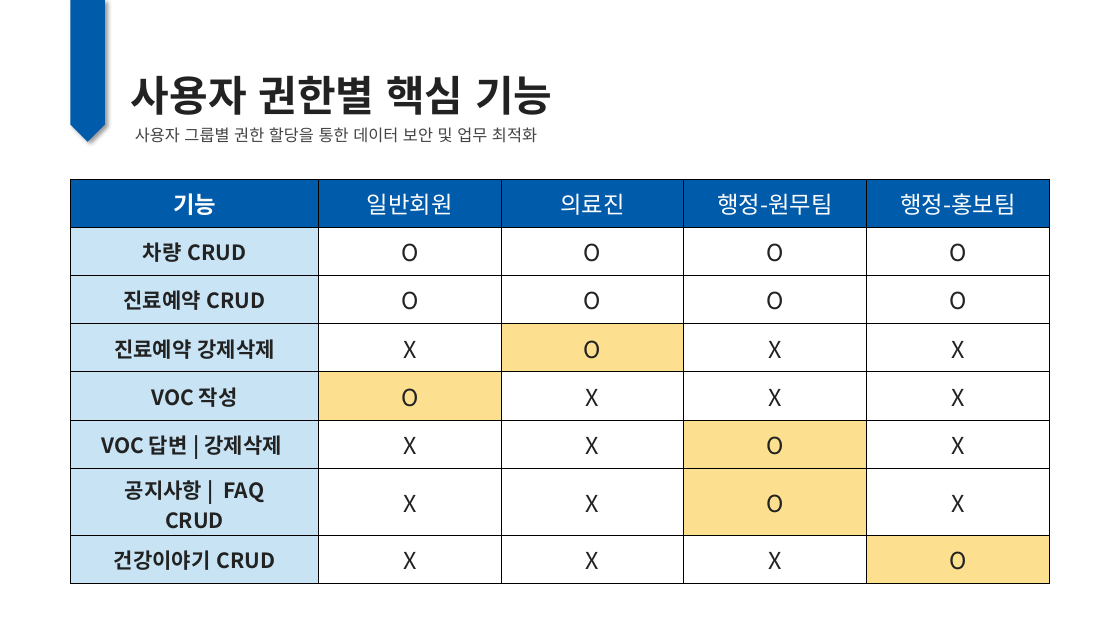
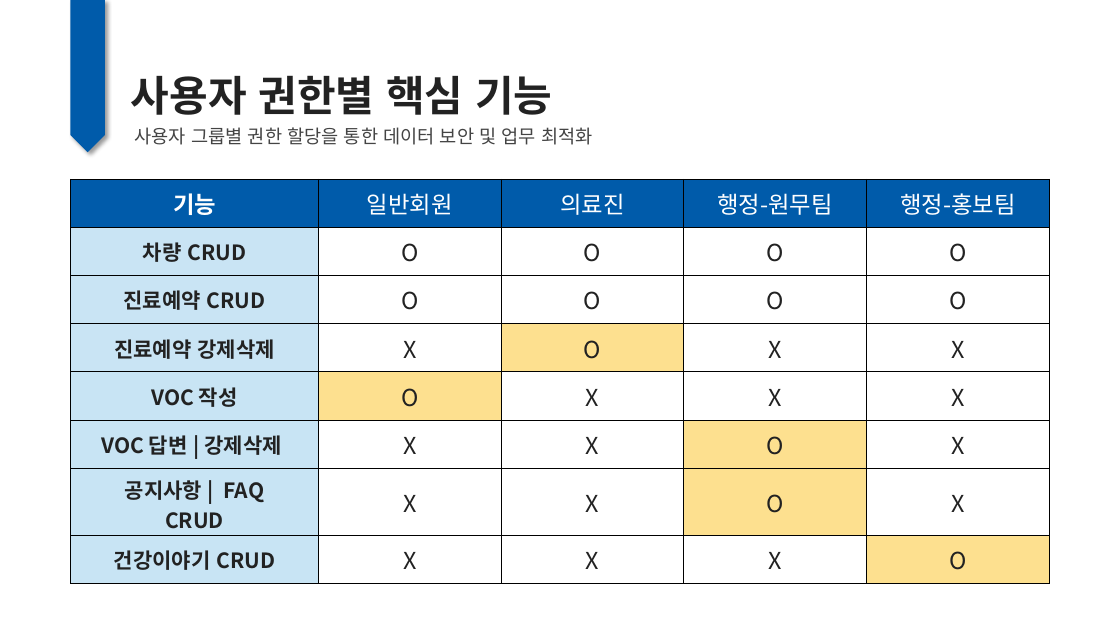
Before and after one commit to DongHyun0521/MBC_middle_project, a slide deck: slide 11 of etc/middle_ppt.pptx. Drawn at 1120x630 pixels with LibreOffice and Linux fonts; fonts in the diff are those of the drawing. Boxes give left, top, right and bottom in pixels: in the first picture for what was removed or moved away, otherwise in the second. Text is boxed around its words. In the diff, an @@ line names an element or a change of style, - is before the commit and + after.

```diff
--- a/etc/middle_ppt.pptx
+++ b/etc/middle_ppt.pptx
@@ pentagon arrow: place and size @@
-pentagon arrow at [71, 0, 105, 142]
+pentagon arrow at [71, 0, 105, 152]
@@ text "사용자 그룹별 권한 할당을 통한 ..." at [135, 127, 592, 145]: size 14 to 16 pt @@
```
Also in this commit, not shown: 12 other slides changed, 1 slide added, 1 slide removed, 59 other files.
